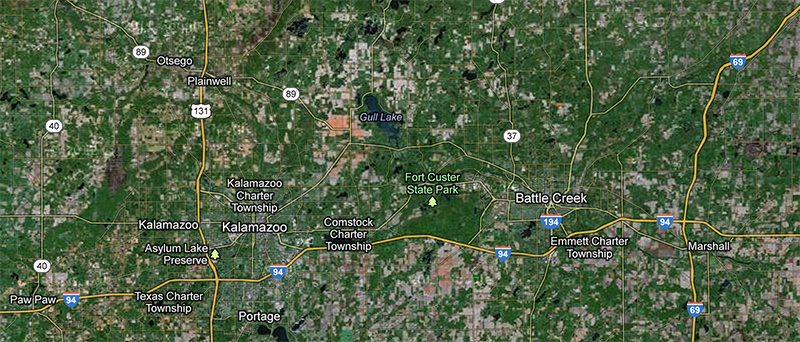
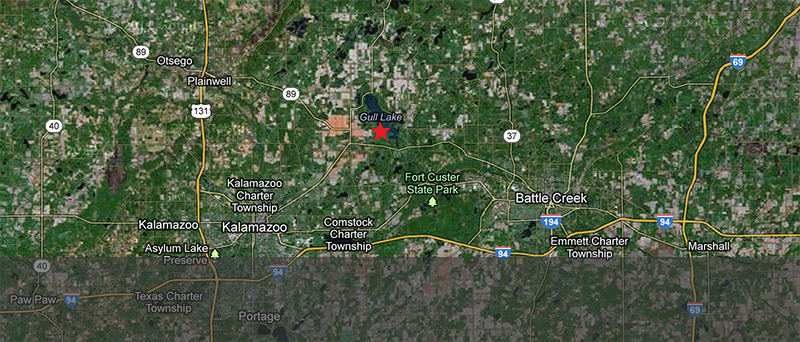
Revision of a layered (800, 342) image; what changed, layer by layer:
added layer "Rectangle 1" (60%) above "Polygon 1" over (0, 257, 800, 342)
added layer "Polygon 1" above "map" over (370, 121, 391, 141)
